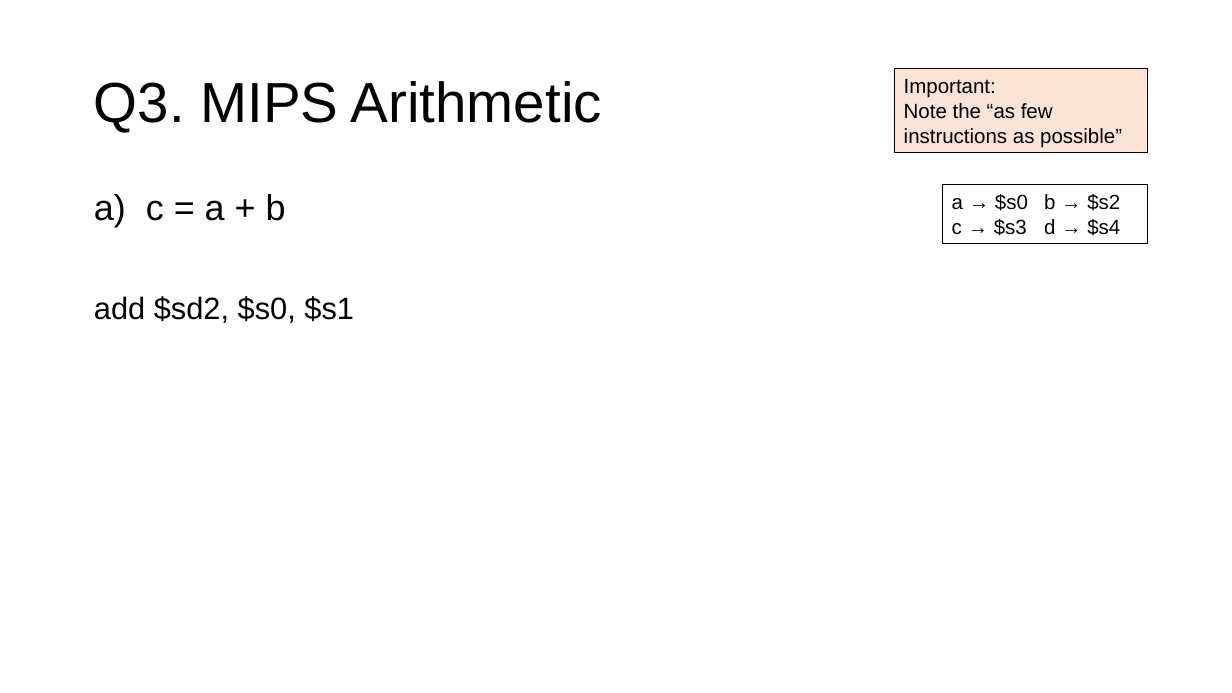
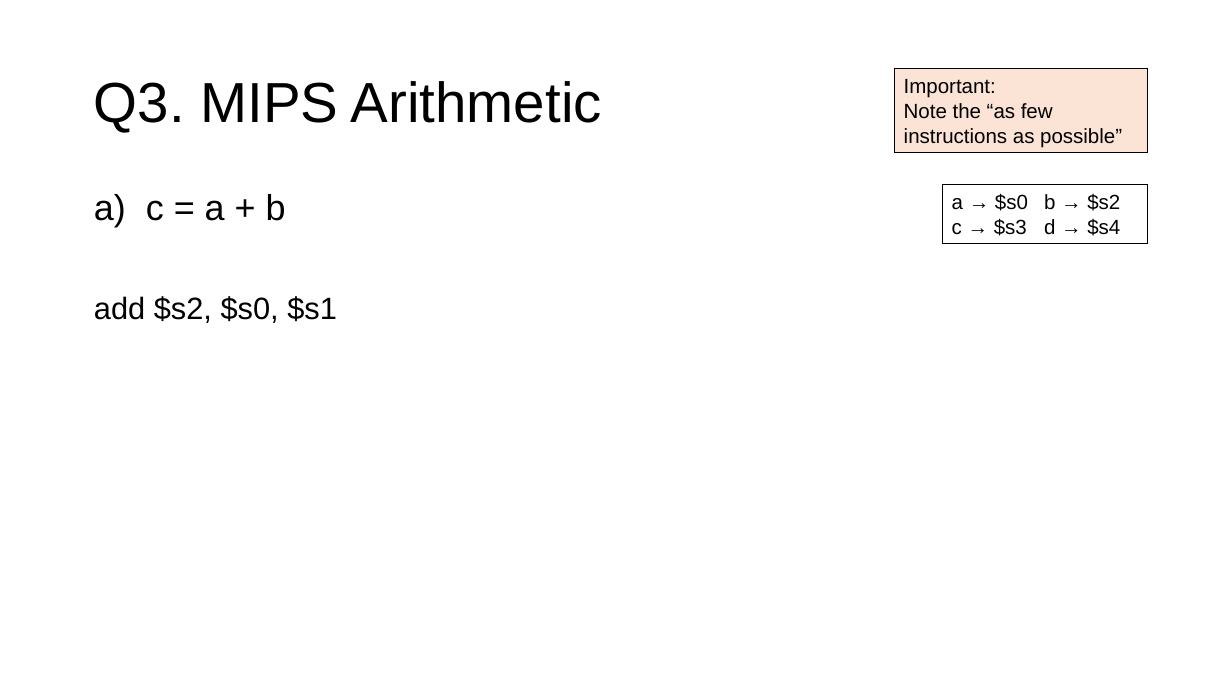
Before and after one commit to theodoreleebrant/TA-2425S1, a slide deck: slide 18 of CS2100/CS2100 Tutorial 2.pptx (slide 17 before the commit). Drawn at 1232x693 pixels with LibreOffice and Linux fonts; fonts in the diff are those of the drawing. Boxes give left, top, right and bottom in pixels: in the first picture for what was removed or moved away, otherwise in the second. Text is boxed around its words. In the diff, an @@ line names an element or a change of style, - is before the commit and + after.

```diff
--- a/CS2100/CS2100 Tutorial 2.pptx
+++ b/CS2100/CS2100 Tutorial 2.pptx
@@ text at box(94, 296, 337, 323): text changed @@
-add $sd2, $s0, $s1
+add $s2, $s0, $s1
```
Also in this commit, not shown: 9 other slides changed, 2 slides added.
